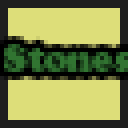
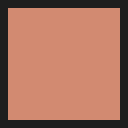
Layered file, before and after one edit (128 x 128). Changes by layer:
added group "DirBlock" with 7 layers above "SidedInv" over (0, 8, 128, 120)
added layer "Layer 1 copy" in group "DirBlock" over (0, 8, 128, 120)
added layer "Layer 2 copy" in group "DirBlock" over (0, 8, 128, 120)
hid group "SidedInv" (6 layers) over (0, 8, 128, 120)
hid group "TabInv" (3 layers) over (0, 8, 128, 120)
hid group "SG" (1st of 2) (3 layers) over (0, 8, 128, 120)
hid group "Waves" (1st of 2) (3 layers) over (0, 8, 128, 120)
hid group "Bank" (1st of 2) (3 layers) over (0, 8, 128, 120)
hid group "Model" (1st of 2) (3 layers) over (0, 8, 128, 120)
hid group "Gui" (1st of 2) (3 layers) over (0, 8, 128, 120)
hid "Background" over (0, 8, 128, 120)
